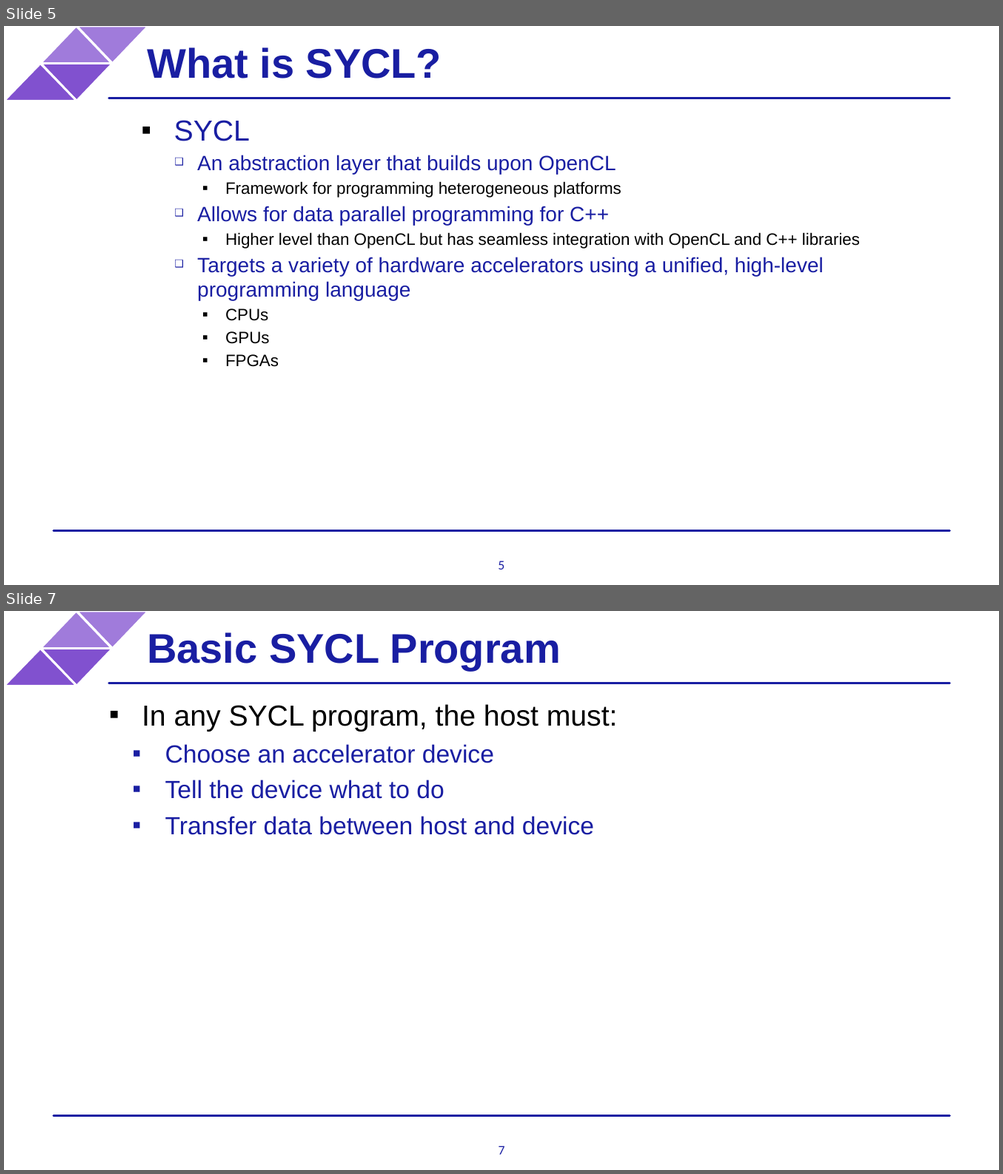
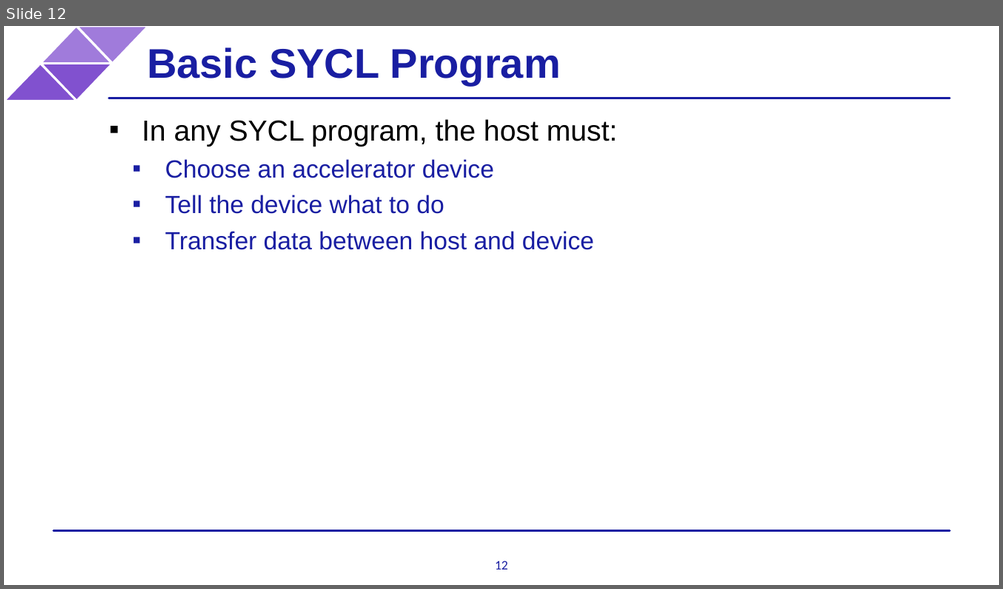
Before and after one commit to BenjaminMFindley/Reconfig-2-SYCL-DPCPP, a slide deck: Slides/SYCL intro.pptx. Shown one above the other, each under a label of ours: slides 5 and 7 before the commit, slide 12 after it; the slides between them are not shown. The pictures are 1003x1174 and 1003x589 pixels, drawn with LibreOffice and Linux fonts; fonts in the diff are those of the drawing; background and template pictures are left out. Boxes give left, top, right and bottom in pixels: in the first picture for what was removed or moved away, otherwise in the second. Text is boxed around its words. In the diff, an @@ line names an element or a change of style, - is before the commit and + after.

```diff
--- a/Slides/SYCL intro.pptx
+++ b/Slides/SYCL intro.pptx
@@ slide 5 removed at [4,26,999,585], background #FFFFFF; not listed: 6 template elements that a slide beside it also shows @@
@@ text removed at [147,47,441,79] @@
-What is SYCL?
@@ text removed at [174,120,859,367] @@
-▪ SYCL
-  ❑ An abstraction layer that builds upon OpenCL
-    ▪ Framework for programming heterogeneous platforms
-  ❑ Allows for data parallel programming for C++
-    ▪ Higher level than OpenCL but has seamless integration with OpenCL and C++ libraries
-  ❑ Targets a variety of hardware accelerators using a unified, high-level programming language
-    ▪ CPUs
-    ▪ GPUs
-    ▪ FPGAs
@@ page number removed at [498,561,504,570] @@
-5
@@ what was slide 7 is now slide 12 @@
@@ page number at [495,561,508,570]: text changed @@
-7
+12
```
Also in this commit, not shown: 2 slides changed, 9 slides added, 4 other slides removed.
